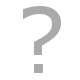
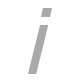
The second 80x80 image is a revision of the first. Changes to its layers:
renamed "?" to "i", painted on it over (23, 6, 61, 74)
